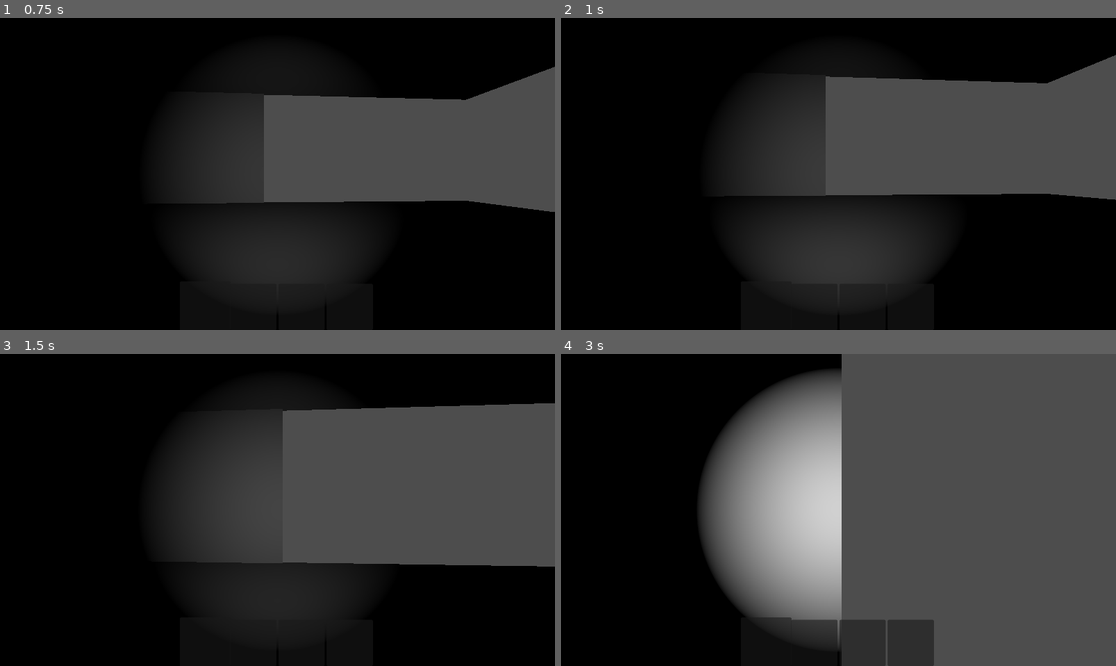
Above: before the commit, frames 1-4 (two rows, left to right).
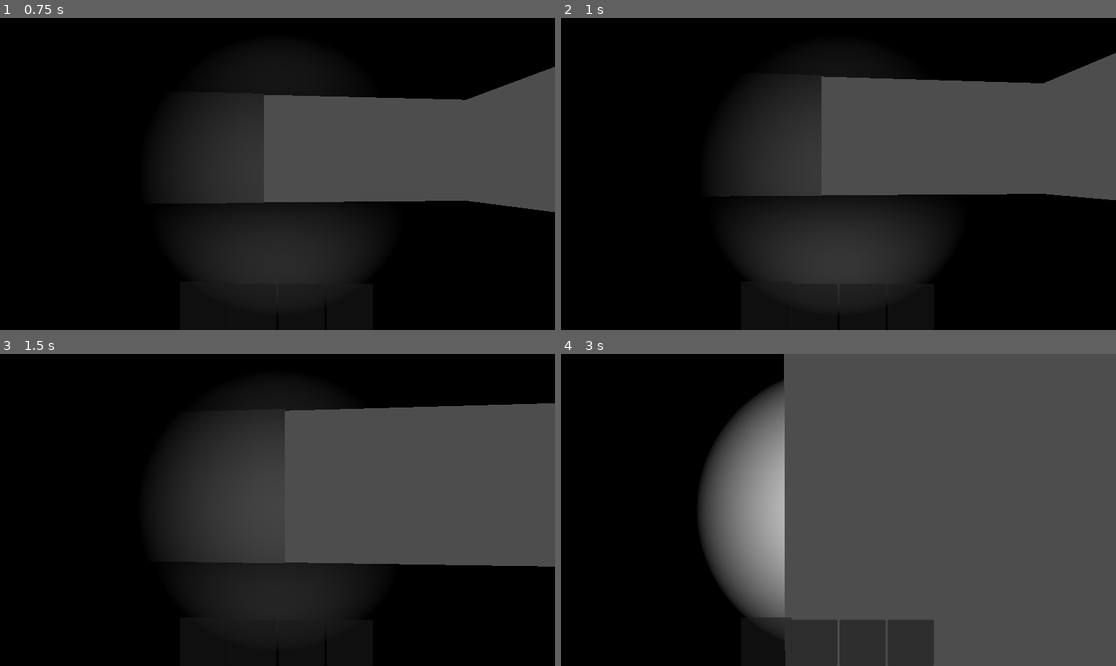
Above: after the commit, the same moments.

Repository: hadll/i-unno
Game: Godot game, scene res://scenes/levelgen/rooms/room_start.tscn
Same seed, same stepped clock (60 frames per second), same inputs: the game is played once before the commit and once after it. This scene is started directly instead of the project's main scene.
Inputs (mouse positions are in pixels of both pictures, inside the frame that each line leads up to):
- Up to frame 1 (0.75 s): tap Enter at 0.5 s; move the mouse to (305, 174) at 0.52 s; hold W (move_forward) from 0.53 s (still down); tap Ctrl (move_crouch) at 0.6 s; click (305, 174) at 0.67 s
- Up to frame 2 (1 s): keep holding W (move_forward); tap Space (move_jump) at 0.77 s
- Up to frame 3 (1.5 s): keep holding W (move_forward); move the mouse to (249, 510) at 1.27 s; tap Ctrl (move_crouch) at 1.35 s
- Up to frame 4 (3 s): keep holding W (move_forward); tap Space (move_jump) at 1.52 s; move the mouse to (849, 503) at 2.02 s; hold Shift (move_sprint) 2.03-2.78 s; tap Ctrl (move_crouch) at 2.3 s; move the mouse to (832, 516) at 2.77 s; tap Backspace at 2.85 s; click (832, 516) at 2.92 s

Frame 1 is identical in both runs. In frame 2, 0.3% of the frame differs, in the area x 46-100%, y 11-59%; in frame 3, less than 0.1%; in frame 4, 8.6%, in the area x 40-51%, y 0-100%.

Commit message:
implemented step sounds

Diff:
--- /dev/null
+++ b/assets/sounds/footsteps/metal_hard.tres
@@ -0,0 +1,17 @@
+[gd_resource type="AudioStreamRandomizer" format=3 uid="uid://dnipxxarswcj6"]
+
+[ext_resource type="AudioStream" uid="uid://b5axtcmuk4bgq" path="res://assets/sounds/footsteps/metal/Shoe Step Metal Soft A.wav" id="1_5l7j7"]
+[ext_resource type="AudioStream" uid="uid://cp3p61msjp7gy" path="res://assets/sounds/footsteps/metal/Shoe Step Metal Soft B.wav" id="2_ovlqb"]
+[ext_resource type="AudioStream" uid="uid://dbglbo8xft0uy" path="res://assets/sounds/footsteps/metal/Shoe Step Metal Soft C.wav" id="3_k6182"]
+[ext_resource type="AudioStream" uid="uid://bs6chy7upo7ro" path="res://assets/sounds/footsteps/metal/Shoe Step Metal Soft D.wav" id="4_60o5c"]
+[ext_resource type="AudioStream" uid="uid://vywtbf3mqd3r" path="res://assets/sounds/footsteps/metal/Shoe Step Metal Soft E.wav" id="5_6kpve"]
+
+[resource]
+random_pitch = 1.0594631
+random_volume_offset_db = 3.0
+streams_count = 5
+stream_0/stream = ExtResource("1_5l7j7")
+stream_1/stream = ExtResource("2_ovlqb")
+stream_2/stream = ExtResource("3_k6182")
+stream_3/stream = ExtResource("4_60o5c")
+stream_4/stream = ExtResource("5_6kpve")
--- /dev/null
+++ b/assets/sounds/footsteps/metal_medium.tres
@@ -0,0 +1,17 @@
+[gd_resource type="AudioStreamRandomizer" format=3 uid="uid://caywwjqxw04o1"]
+
+[ext_resource type="AudioStream" uid="uid://5hjhg5af3sgd" path="res://assets/sounds/footsteps/metal/Shoe Step Metal Medium A.wav" id="1_dnppe"]
+[ext_resource type="AudioStream" uid="uid://dct34yu26156a" path="res://assets/sounds/footsteps/metal/Shoe Step Metal Medium B.wav" id="2_ithyi"]
+[ext_resource type="AudioStream" uid="uid://drwjxxxh3o234" path="res://assets/sounds/footsteps/metal/Shoe Step Metal Medium C.wav" id="3_wqevk"]
+[ext_resource type="AudioStream" uid="uid://cmlun1r8b6ygw" path="res://assets/sounds/footsteps/metal/Shoe Step Metal Medium D.wav" id="4_fdd13"]
+[ext_resource type="AudioStream" uid="uid://vcaqwycjildj" path="res://assets/sounds/footsteps/metal/Shoe Step Metal Medium E.wav" id="5_je7h4"]
+
+[resource]
+random_pitch = 1.0594631
+random_volume_offset_db = 3.0
+streams_count = 5
+stream_0/stream = ExtResource("1_dnppe")
+stream_1/stream = ExtResource("2_ithyi")
+stream_2/stream = ExtResource("3_wqevk")
+stream_3/stream = ExtResource("4_fdd13")
+stream_4/stream = ExtResource("5_je7h4")
--- /dev/null
+++ b/assets/sounds/footsteps/metal_soft.tres
@@ -0,0 +1,17 @@
+[gd_resource type="AudioStreamRandomizer" format=3 uid="uid://mj0tde28hhmv"]
+
+[ext_resource type="AudioStream" uid="uid://pbh14rcol6em" path="res://assets/sounds/footsteps/metal/Shoe Step Metal Hard A.wav" id="1_0qsjk"]
+[ext_resource type="AudioStream" uid="uid://wdmxfwio1ogj" path="res://assets/sounds/footsteps/metal/Shoe Step Metal Hard B.wav" id="2_xkrqs"]
+[ext_resource type="AudioStream" uid="uid://yls2udolh3ji" path="res://assets/sounds/footsteps/metal/Shoe Step Metal Hard C.wav" id="3_sbdfx"]
+[ext_resource type="AudioStream" uid="uid://biugx2xhvnu13" path="res://assets/sounds/footsteps/metal/Shoe Step Metal Hard D.wav" id="4_88yfs"]
+[ext_resource type="AudioStream" uid="uid://8x0yyrx5pfny" path="res://assets/sounds/footsteps/metal/Shoe Step Metal Hard E.wav" id="5_lply6"]
+
+[resource]
+random_pitch = 1.0594631
+random_volume_offset_db = 3.0
+streams_count = 5
+stream_0/stream = ExtResource("1_0qsjk")
+stream_1/stream = ExtResource("2_xkrqs")
+stream_2/stream = ExtResource("3_sbdfx")
+stream_3/stream = ExtResource("4_88yfs")
+stream_4/stream = ExtResource("5_lply6")
--- /dev/null
+++ b/assets/sounds/footsteps/stone_hard.tres
@@ -0,0 +1,17 @@
+[gd_resource type="AudioStreamRandomizer" format=3 uid="uid://b4efgsv5igrye"]
+
+[ext_resource type="AudioStream" uid="uid://dscbvl5q1foav" path="res://assets/sounds/footsteps/stone/Shoe Step Stone Hard A.wav" id="1_epf2w"]
+[ext_resource type="AudioStream" uid="uid://cbv1gldsj2sp4" path="res://assets/sounds/footsteps/stone/Shoe Step Stone Hard B.wav" id="2_3nims"]
+[ext_resource type="AudioStream" uid="uid://c4isqvhqc2vua" path="res://assets/sounds/footsteps/stone/Shoe Step Stone Hard C.wav" id="3_pnao6"]
+[ext_resource type="AudioStream" uid="uid://dst1y4qcb7rm4" path="res://assets/sounds/footsteps/stone/Shoe Step Stone Hard D.wav" id="4_j7cf4"]
+[ext_resource type="AudioStream" uid="uid://b4xobkw1pd2s1" path="res://assets/sounds/footsteps/stone/Shoe Step Stone Hard E.wav" id="5_d8s1i"]
+
+[resource]
+random_pitch = 1.0594631
+random_volume_offset_db = 3.0
+streams_count = 5
+stream_0/stream = ExtResource("1_epf2w")
+stream_1/stream = ExtResource("2_3nims")
+stream_2/stream = ExtResource("3_pnao6")
+stream_3/stream = ExtResource("4_j7cf4")
+stream_4/stream = ExtResource("5_d8s1i")
--- /dev/null
+++ b/assets/sounds/footsteps/stone_medium.tres
@@ -0,0 +1,17 @@
+[gd_resource type="AudioStreamRandomizer" format=3 uid="uid://ckf4o8jtr5tc1"]
+
+[ext_resource type="AudioStream" uid="uid://grk3gux5g4v4" path="res://assets/sounds/footsteps/stone/Shoe Step Stone Medium A.wav" id="1_whiv5"]
+[ext_resource type="AudioStream" uid="uid://bhgvcsp11rvrq" path="res://assets/sounds/footsteps/stone/Shoe Step Stone Medium B.wav" id="2_deiu0"]
+[ext_resource type="AudioStream" uid="uid://du7aihupb2ovf" path="res://assets/sounds/footsteps/stone/Shoe Step Stone Medium C.wav" id="3_r7x2y"]
+[ext_resource type="AudioStream" uid="uid://dkhoot3bi6ax3" path="res://assets/sounds/footsteps/stone/Shoe Step Stone Medium D.wav" id="4_2rmxs"]
+[ext_resource type="AudioStream" uid="uid://c305of8cd2esl" path="res://assets/sounds/footsteps/stone/Shoe Step Stone Medium E.wav" id="5_sip88"]
+
+[resource]
+random_pitch = 1.0594631
+random_volume_offset_db = 3.0
+streams_count = 5
+stream_0/stream = ExtResource("1_whiv5")
+stream_1/stream = ExtResource("2_deiu0")
+stream_2/stream = ExtResource("3_r7x2y")
+stream_3/stream = ExtResource("4_2rmxs")
+stream_4/stream = ExtResource("5_sip88")
--- /dev/null
+++ b/assets/sounds/footsteps/stone_soft.tres
@@ -0,0 +1,17 @@
+[gd_resource type="AudioStreamRandomizer" format=3 uid="uid://kmso74muypkk"]
+
+[ext_resource type="AudioStream" uid="uid://brxe1amjdqmna" path="res://assets/sounds/footsteps/stone/Shoe Step Stone Soft A.wav" id="1_78s3w"]
+[ext_resource type="AudioStream" uid="uid://csbu4g6u0y2y6" path="res://assets/sounds/footsteps/stone/Shoe Step Stone Soft B.wav" id="2_uubwd"]
+[ext_resource type="AudioStream" uid="uid://d12inar5uoe6r" path="res://assets/sounds/footsteps/stone/Shoe Step Stone Soft C.wav" id="3_giv5k"]
+[ext_resource type="AudioStream" uid="uid://bi4tyr3t2tead" path="res://assets/sounds/footsteps/stone/Shoe Step Stone Soft D.wav" id="4_et20d"]
+[ext_resource type="AudioStream" uid="uid://btc205jh5pmme" path="res://assets/sounds/footsteps/stone/Shoe Step Stone Soft E.wav" id="5_wgl02"]
+
+[resource]
+random_pitch = 1.0594631
+random_volume_offset_db = 3.0
+streams_count = 5
+stream_0/stream = ExtResource("1_78s3w")
+stream_1/stream = ExtResource("2_uubwd")
+stream_2/stream = ExtResource("3_giv5k")
+stream_3/stream = ExtResource("4_et20d")
+stream_4/stream = ExtResource("5_wgl02")
--- a/project.godot
+++ b/project.godot
@@ -30,7 +30,12 @@
 
 [global_group]
 
-Triggers=""
+StepMetalHard="Plays metal_hard step sounds"
+StepMetalMedium="Plays metal_medium step sounds"
+StepMetalSoft="Plays metal_soft step sounds"
+StepStoneHard="Plays stone_hard step sounds"
+StepStoneSoft="Plays stone_soft step sounds"
+StepStoneMedium="Plays stone_medium step sounds"
 
 [input]
 
--- a/scenes/levelgen/blocks/floor.tscn
+++ b/scenes/levelgen/blocks/floor.tscn
@@ -7,7 +7,7 @@
 [sub_resource type="BoxShape3D" id="BoxShape3D_g4v7s"]
 size = Vector3(8, 0.2, 8)
 
-[node name="Floor" type="StaticBody3D" unique_id=1786931697]
+[node name="Floor" type="StaticBody3D" unique_id=1786931697 groups=["StepStoneMedium"]]
 
 [node name="MeshInstance3D" type="MeshInstance3D" parent="." unique_id=768772384]
 mesh = SubResource("QuadMesh_yf5fn")
--- a/scenes/levelgen/blocks/half_floor.tscn
+++ b/scenes/levelgen/blocks/half_floor.tscn
@@ -7,7 +7,7 @@
 [sub_resource type="BoxShape3D" id="BoxShape3D_wn08s"]
 size = Vector3(4, 0.2, 8)
 
-[node name="HalfFloor" type="StaticBody3D" unique_id=1786931697]
+[node name="HalfFloor" type="StaticBody3D" unique_id=1786931697 groups=["StepStoneMedium"]]
 
 [node name="MeshInstance3D" type="MeshInstance3D" parent="." unique_id=768772384]
 transform = Transform3D(1, 0, 0, 0, 1, 0, 0, 0, 1, -2, 0, 0)
--- a/scenes/levelgen/blocks/pit_floor.tscn
+++ b/scenes/levelgen/blocks/pit_floor.tscn
@@ -7,7 +7,7 @@
 [sub_resource type="BoxShape3D" id="BoxShape3D_o28kv"]
 size = Vector3(8, 0.2, 8)
 
-[node name="PitFloor" type="StaticBody3D" unique_id=1786931697]
+[node name="PitFloor" type="StaticBody3D" unique_id=1786931697 groups=["StepMetalHard"]]
 
 [node name="MeshInstance3D" type="MeshInstance3D" parent="." unique_id=768772384]
 mesh = SubResource("QuadMesh_a7663")
--- a/scenes/levelgen/rooms/room_catwalk.tscn
+++ b/scenes/levelgen/rooms/room_catwalk.tscn
@@ -1,7 +1,7 @@
 [gd_scene format=3 uid="uid://ck6vj4m7qyx0g"]
 
-[ext_resource type="PackedScene" uid="uid://dbeknqanw0r8j" path="res://scenes/levelgen/blocks/floor.tscn" id="1_12tur"]
 [ext_resource type="Script" uid="uid://ddw38u6b6an1a" path="res://scripts/levelgen/generation_object.gd" id="1_436pa"]
+[ext_resource type="PackedScene" uid="uid://6gub2e75ioy6" path="res://scenes/levelgen/blocks/pit_floor.tscn" id="2_436pa"]
 [ext_resource type="PackedScene" uid="uid://d227tyin2s41e" path="res://scenes/levelgen/blocks/ceiling.tscn" id="2_q3pmg"]
 [ext_resource type="PackedScene" uid="uid://bf8jhdi1a52t5" path="res://scenes/levelgen/blocks/underhang_wall.tscn" id="3_q3pmg"]
 
@@ -23,7 +23,7 @@
 script = ExtResource("1_436pa")
 metadata/_custom_type_script = "uid://ddw38u6b6an1a"
 
-[node name="Floor" parent="." unique_id=1786931697 instance=ExtResource("1_12tur")]
+[node name="PitFloor" parent="." unique_id=1786931697 instance=ExtResource("2_436pa")]
 transform = Transform3D(1, 0, 0, 0, 1, 0, 0, 0, 1, 0, -5, 0)
 
 [node name="Ceiling" parent="." unique_id=162293560 instance=ExtResource("2_q3pmg")]
@@ -39,7 +39,7 @@
 [node name="UnderhangWall4" parent="." unique_id=438358381 instance=ExtResource("3_q3pmg")]
 transform = Transform3D(1.3113416e-07, 0, -1, 0, 1, 0, 1, 0, 1.3113416e-07, 0, 0, 0)
 
-[node name="Catwalk" type="StaticBody3D" parent="." unique_id=434780564]
+[node name="Catwalk" type="StaticBody3D" parent="." unique_id=434780564 groups=["StepMetalMedium"]]
 
 [node name="MeshInstance3D" type="MeshInstance3D" parent="Catwalk" unique_id=1578811800]
 mesh = SubResource("QuadMesh_g4v7s")
--- a/scenes/levelgen/rooms/room_crossing.tscn
+++ b/scenes/levelgen/rooms/room_crossing.tscn
@@ -49,7 +49,7 @@
 [node name="PitFloor" parent="." unique_id=1779059031 instance=ExtResource("6_wbn8n")]
 transform = Transform3D(1, 0, 0, 0, 1, 0, 0, 0, 1, 4, -10, 0)
 
-[node name="Crossing" type="StaticBody3D" parent="." unique_id=622268222]
+[node name="Crossing" type="StaticBody3D" parent="." unique_id=622268222 groups=["StepMetalMedium"]]
 transform = Transform3D(1, 0, 0, 0, 1, 0, 0, 0, 1, 4, 0, 0)
 
 [node name="MeshInstance3D" type="MeshInstance3D" parent="Crossing" unique_id=1413604370]
--- a/scenes/moving_player.tscn
+++ b/scenes/moving_player.tscn
@@ -2,8 +2,14 @@
 
 [ext_resource type="Script" uid="uid://dgymm6mt6o3t0" path="res://scripts/moving_player.gd" id="1_3mr7f"]
 [ext_resource type="Script" uid="uid://i4gm277hvbec" path="res://scripts/player_camera.gd" id="2_1e7h7"]
+[ext_resource type="AudioStream" uid="uid://b4efgsv5igrye" path="res://assets/sounds/footsteps/stone_hard.tres" id="2_knrqe"]
 [ext_resource type="PackedScene" uid="uid://bkn3ji1jinmgb" path="res://scenes/flashlight_beam.tscn" id="2_ws1kw"]
+[ext_resource type="AudioStream" uid="uid://kmso74muypkk" path="res://assets/sounds/footsteps/stone_soft.tres" id="4_7klvn"]
 [ext_resource type="PackedScene" uid="uid://di7e5sbchs1de" path="res://scenes/inventory.tscn" id="4_xw8ta"]
+[ext_resource type="AudioStream" uid="uid://ckf4o8jtr5tc1" path="res://assets/sounds/footsteps/stone_medium.tres" id="5_a7ac3"]
+[ext_resource type="AudioStream" uid="uid://dnipxxarswcj6" path="res://assets/sounds/footsteps/metal_hard.tres" id="5_skkqu"]
+[ext_resource type="AudioStream" uid="uid://caywwjqxw04o1" path="res://assets/sounds/footsteps/metal_medium.tres" id="6_it6dx"]
+[ext_resource type="AudioStream" uid="uid://mj0tde28hhmv" path="res://assets/sounds/footsteps/metal_soft.tres" id="7_xlojs"]
 
 [sub_resource type="CapsuleShape3D" id="CapsuleShape3D_3vyb7"]
 
@@ -15,10 +21,19 @@
 [sub_resource type="CapsuleMesh" id="CapsuleMesh_v6fml"]
 height = 1.4
 
-[node name="MovingPlayer" type="Node3D" unique_id=1745051212 node_paths=PackedStringArray("body", "standing_collider", "crouching_collider", "standing_mesh", "crouching_mesh", "camera_point", "flashlight", "inventory", "freecam")]
+[node name="MovingPlayer" type="Node3D" unique_id=1745051212 node_paths=PackedStringArray("step_audio_player", "body", "standing_collider", "crouching_collider", "standing_mesh", "crouching_mesh", "camera_point", "flashlight", "inventory", "freecam")]
 script = ExtResource("1_3mr7f")
 walk_speed = 3.0
 sprint_speed = 5.0
+step_group_sounds = Dictionary[StringName, AudioStream]({
+&"StepMetalHard": ExtResource("5_skkqu"),
+&"StepMetalMedium": ExtResource("6_it6dx"),
+&"StepMetalSoft": ExtResource("7_xlojs"),
+&"StepStoneHard": ExtResource("2_knrqe"),
+&"StepStoneMedium": ExtResource("5_a7ac3"),
+&"StepStoneSoft": ExtResource("4_7klvn")
+})
+step_audio_player = NodePath("Body/StepAudio")
 body = NodePath("Body")
 standing_collider = NodePath("Body/StandingCollider")
 crouching_collider = NodePath("Body/CrouchingCollider")
@@ -56,6 +71,10 @@
 
 [node name="FlashlightBeam" parent="Body/CameraPoint" unique_id=1354591547 instance=ExtResource("2_ws1kw")]
 
+[node name="StepAudio" type="AudioStreamPlayer3D" parent="Body" unique_id=778331850]
+stream = ExtResource("5_a7ac3")
+max_polyphony = 4
+
 [node name="PlayerCamera" type="Camera3D" parent="." unique_id=968239037]
 top_level = true
 current = true
--- a/scripts/moving_player.gd
+++ b/scripts/moving_player.gd
@@ -19,14 +19,17 @@
 @export var step_bob_vertical := 0.15
 @export var step_bob_horizontal := 0.2
 @export var step_influence_velocity := 1.0
-
-@onready var jump_force := sqrt(2 * jump_height * gravity)
+@export var step_group_sounds: Dictionary[StringName, AudioStream]
+@export var step_audio_player: AudioStreamPlayer3D
 
 @export var body: CharacterBody3D
 @export var standing_collider: CollisionShape3D
 @export var crouching_collider: CollisionShape3D
 @export var standing_mesh: MeshInstance3D
 @export var crouching_mesh: MeshInstance3D
+
+
+@onready var jump_force := sqrt(2 * jump_height * gravity)
 
 var crouched := false
 var step_progress := 0.0
@@ -63,6 +66,7 @@
 			rotate_camera(event.relative * 0.001)
 
 func _physics_process(delta: float) -> void:
+	var was_on_floor := body.is_on_floor()
 	var inp := InputHandler.get_vector(&"move_left", &"move_right", &"move_forward", &"move_backward")
 	var speed := sprint_speed if InputHandler.is_action_pressed(&"move_sprint") and inp.y < 0 and not crouched else walk_speed
 
@@ -72,19 +76,18 @@
 		inp = Vector2.ZERO
 
 	var target_velocity := inp.rotated(-body.rotation.y) * speed
-	var grip := ground_grip if body.is_on_floor() else air_grip
+	var grip := ground_grip if was_on_floor else air_grip
 	var new_horizontal: Vector2 = lerp(target_velocity,  Vector2(body.velocity.x, body.velocity.z), exp(-delta * grip))
 	body.velocity.x = new_horizontal.x
 	body.velocity.z = new_horizontal.y
 
-	if body.velocity.length() < step_influence_velocity * 0.01:
-		reset_step()
+	if body.velocity.length() < 0.001:
+		body.velocity = Vector3.ZERO
+		if step_progress > 0.0:
+			step()
+			reset_step()
 
-	if body.is_on_floor():
-		if body.velocity.y < 0:
-			body.velocity.y = 0
-			reset_step()
-			step()
+	if was_on_floor:
 		if InputHandler.is_action_just_pressed(&"move_crouch") and not controlling_freecam:
 			if crouched:
 				var query := PhysicsRayQueryParameters3D.new()
@@ -108,10 +111,13 @@
 		step_progress += body.velocity.length() * delta / get_step_length()
 		if step_progress > 1.0:
 			step()
-	elif not disable_gravity:
+	else:
 		body.velocity.y -= gravity * delta
 
 	body.move_and_slide()
+
+	if not was_on_floor and body.is_on_floor():
+		step()
 
 func rotate_camera(by: Vector2, sens_mod: float = 1.0) -> void:
 	if controlling_freecam:
@@ -128,10 +134,21 @@
 	)
 
 func reset_step() -> void:
-	step_progress = 0.0
 	left_step = false
 
 func step() -> void:
 	step_progress = 0.0
 	left_step = not left_step
-	# play sound?
+
+	var query := PhysicsRayQueryParameters3D.new()
+	query.from = body.global_position
+	query.to = body.global_position + Vector3.DOWN
+	query.exclude = [body.get_rid()]
+	var intersection := get_world_3d().direct_space_state.intersect_ray(query)
+	if intersection:
+		for group in intersection["collider"].get_groups():
+			if group in step_group_sounds:
+				step_audio_player.stream = step_group_sounds[group]
+				break
+
+	step_audio_player.play()
